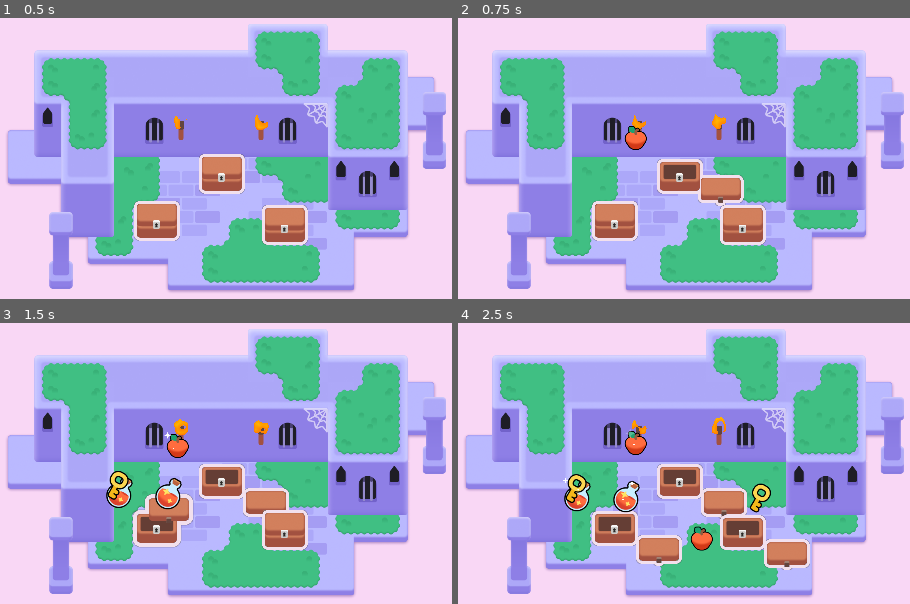
Above: before the commit, frames 1-4 (two rows, left to right).
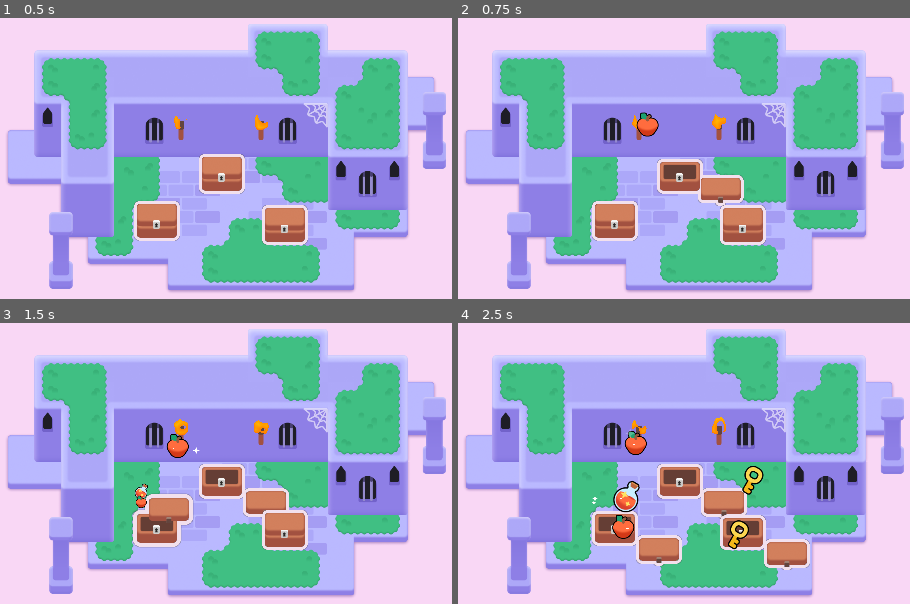
Above: after the commit, the same moments.

Repository: ylirin/2d-GameDev-Course
Game: Godot game, scene res://lessons/mini_dungeon.tscn
The game is run twice, just before and just after one commit, with the same random seed, the same clock (stepped at 60 frames per second) and the same inputs.
Inputs (mouse positions are in pixels of both pictures, inside the frame that each line leads up to):
- Up to frame 1 (0.5 s): no input
- Up to frame 2 (0.75 s): tap Enter at 0.5 s; move the mouse to (679, 172) at 0.52 s; press the mouse at (679, 172) at 0.53 s; hold D (move_right) from 0.53 s (still down)
- Up to frame 3 (1.5 s): tap Space at 0.77 s; move the mouse to (158, 525) at 1.27 s; release D (move_right) at 1.28 s; release the mouse at (158, 525) at 1.28 s; hold S (move_down) from 1.28 s (still down); right-click (158, 525) at 1.35 s; click (158, 525) at 1.42 s
- Up to frame 4 (2.5 s): tap Space at 1.52 s; move the mouse to (742, 530) at 2.02 s; release S (move_down) at 2.03 s; hold D (move_right) from 2.03 s (still down); tap Z at 2.1 s; click (742, 530) at 2.17 s

Frame 1 is identical in both runs. In frame 2, 0.6% of the frame differs, in the area x 36-45%, y 33-47%; in frame 3, 1.3%; in frame 4, 2.1%, in the area x 23-70%, y 50-82%.

Commit message:
L7. Animate the collectibles

Diff:
--- a/M06.looting_workbook/lessons/chest/chest.gd
+++ b/M06.looting_workbook/lessons/chest/chest.gd
@@ -31,14 +31,14 @@
 		open()
 
 func open() -> void:
-	animation_player.play("open")
+	input_pickable = false
 
-	input_pickable = false
+	get_node("AnimationPlayer").play("open", 0.1)
 
 	if possible_items.is_empty():
 		return
 
-	for current_index in range(randi_range(1,3)):
+	for current_index in range(randi_range(1,7)):
 		_spawn_random_item()
 
 func _spawn_random_item() -> void:
@@ -48,4 +48,21 @@
 	var random_angle := randf_range(0.0, 2.0 * PI)
 	var random_direction := Vector2(1.0, 0.0).rotated(random_angle)
 	var random_distance:= randf_range(60.0, 120.0)
-	loot_item.position = random_direction * random_distance
+	var land_position := random_direction * random_distance
+
+	const FLIGHT_TIME := 0.4
+	const HALF_FLIGHT_TIME := FLIGHT_TIME / 2.0
+
+	var tween := create_tween()
+	tween.set_parallel()
+	loot_item.scale = Vector2(0.25, 0.25)
+	tween.tween_property(loot_item, "scale", Vector2(1.0,1.0), HALF_FLIGHT_TIME)
+	tween.tween_property(loot_item, "position:x", land_position.x, FLIGHT_TIME)
+
+	tween = create_tween()
+	tween.set_trans(Tween.TRANS_QUAD)
+	tween.set_ease(Tween.EASE_OUT)
+	var jump_height := randf_range(30.0, 80.0)
+	tween.tween_property(loot_item, "position:y", land_position.y - jump_height, HALF_FLIGHT_TIME)
+	tween.set_ease(Tween.EASE_IN)
+	tween.tween_property(loot_item, "position:y", land_position.y, HALF_FLIGHT_TIME)
